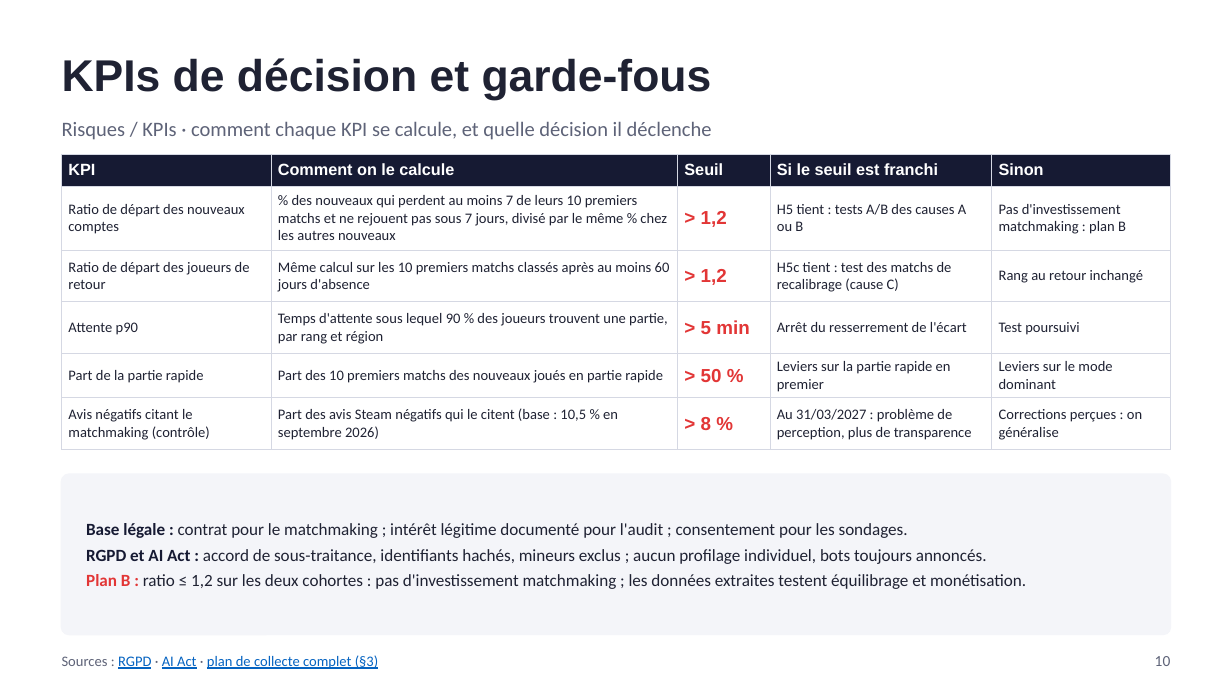
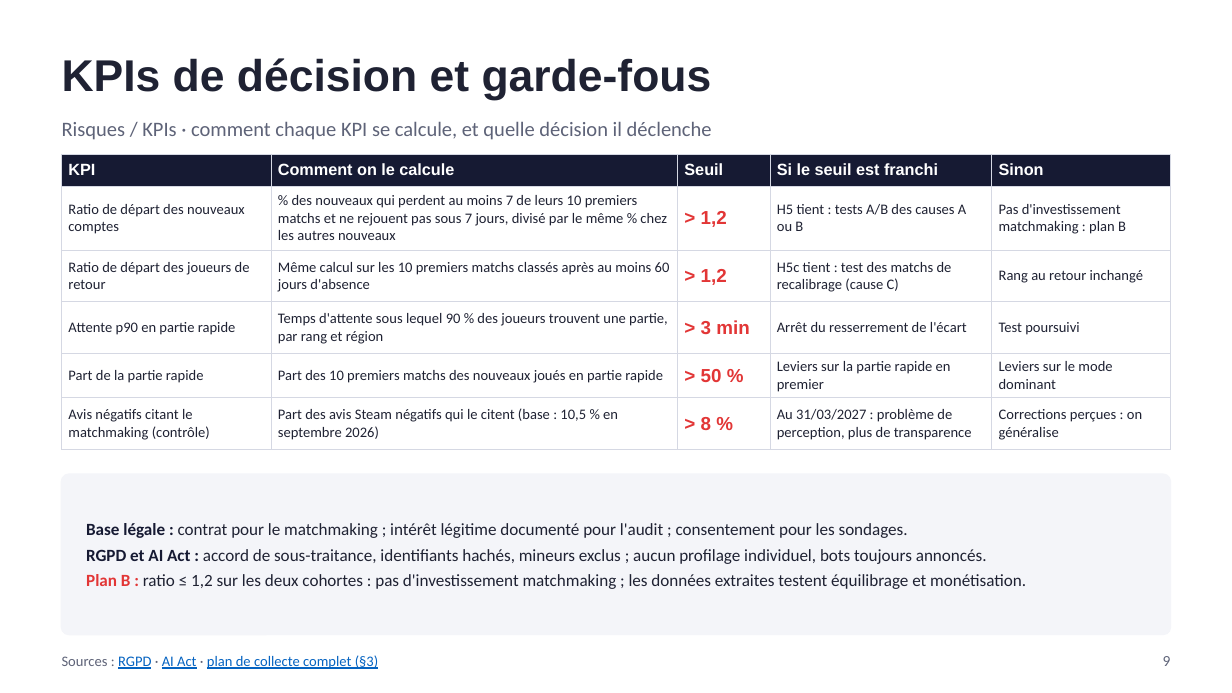
Before and after one commit to noeantoniov1-crypto/SOCIO, a slide deck: slide 9 of docs/presentation/pitch_marvel_rivals_netease.pptx (slide 10 before the commit). Drawn at 1232x693 pixels with LibreOffice and Linux fonts; fonts in the diff are those of the drawing. Boxes give left, top, right and bottom in pixels: in the first picture for what was removed or moved away, otherwise in the second. Text is boxed around its words. In the diff, an @@ line names an element or a change of style, - is before the commit and + after.

```diff
--- a/docs/presentation/pitch_marvel_rivals_netease.pptx
+++ b/docs/presentation/pitch_marvel_rivals_netease.pptx
@@ table at bbox=[62, 154, 1170, 444] @@
-row 4, column 1: Attente p90
+row 4, column 1: Attente p90 en partie rapide
-row 4, column 3: > 5 min
+row 4, column 3: > 3 min
@@ text at bbox=[1163, 656, 1171, 666]: text changed @@
-10
+9
```
Also in this commit, not shown: 7 other slides changed, 1 slide removed, 1 other file.
